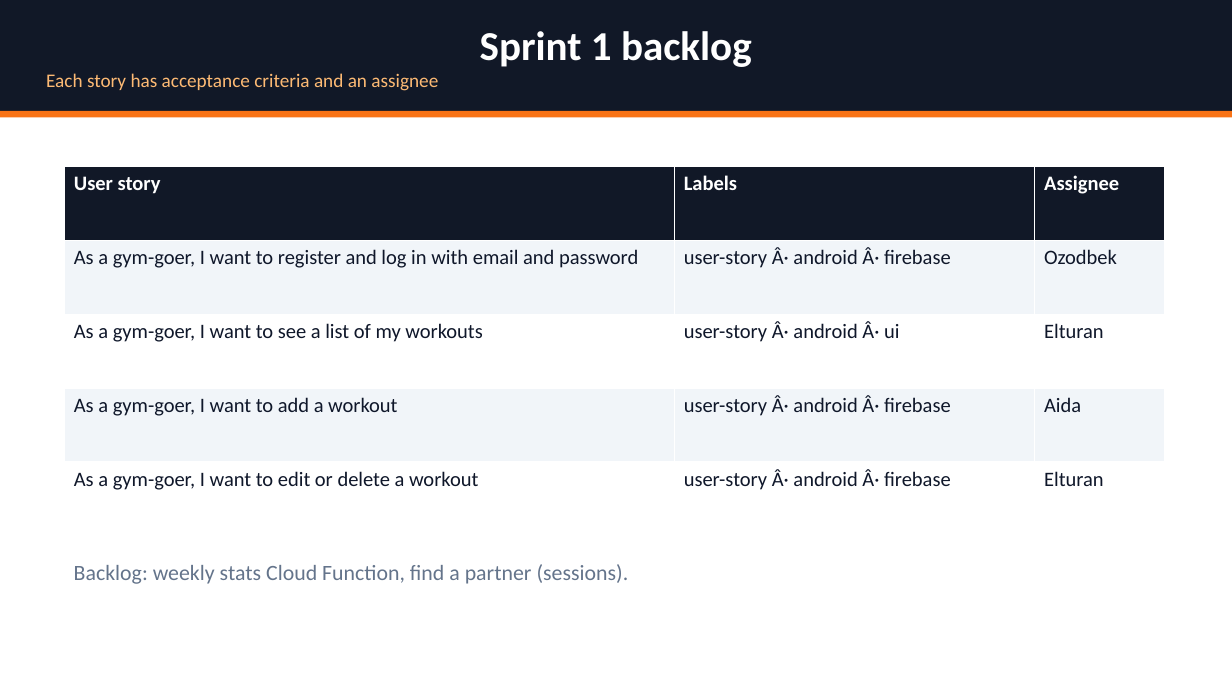
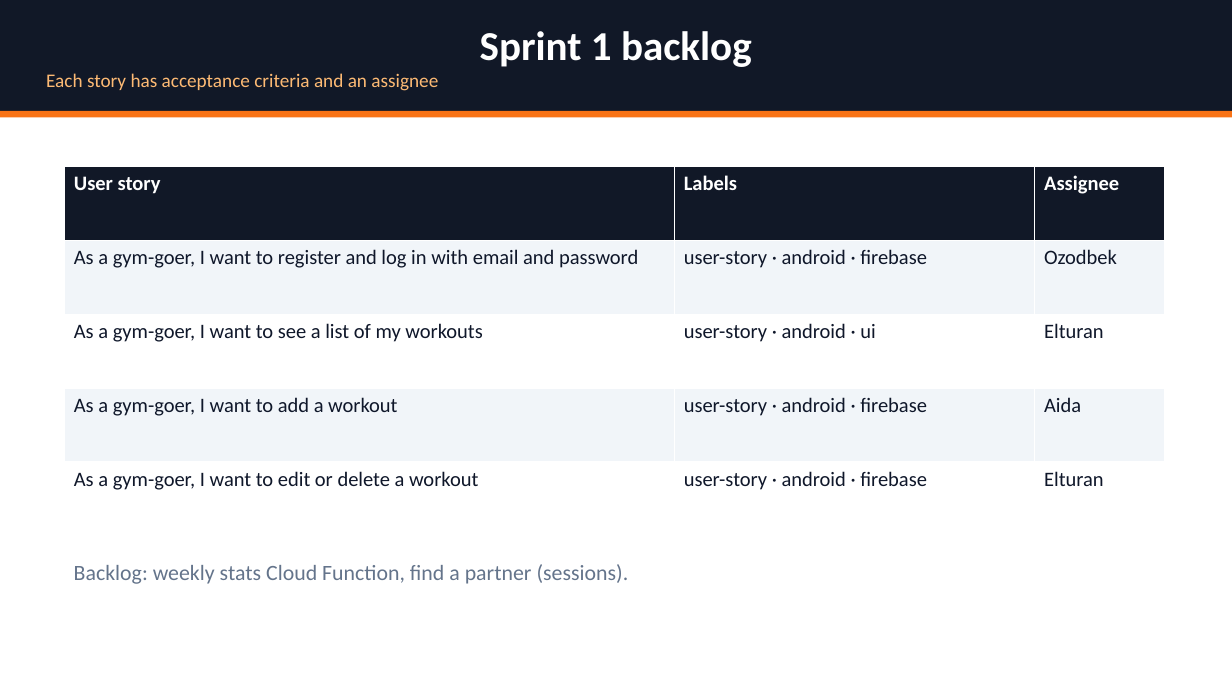
Before and after one commit to Ozodiy/gymbuddy-app, a slide deck: slide 10 of docs/presentation/GymBuddy_Lab1_Presentation.pptx (slide 9 before the commit). Drawn at 1232x693 pixels with LibreOffice and Linux fonts; fonts in the diff are those of the drawing. Boxes give left, top, right and bottom in pixels: in the first picture for what was removed or moved away, otherwise in the second. Text is boxed around its words. In the diff, an @@ line names an element or a change of style, - is before the commit and + after.

```diff
--- a/docs/presentation/GymBuddy_Lab1_Presentation.pptx
+++ b/docs/presentation/GymBuddy_Lab1_Presentation.pptx
@@ table at box(65, 166, 1165, 536) @@
-row 2, column 2: user-story Â· android Â· firebase
+row 2, column 2: user-story · android · firebase
-row 3, column 2: user-story Â· android Â· ui
+row 3, column 2: user-story · android · ui
-row 4, column 2: user-story Â· android Â· firebase
+row 4, column 2: user-story · android · firebase
-row 5, column 2: user-story Â· android Â· firebase
+row 5, column 2: user-story · android · firebase
```
Also in this commit, not shown: 12 other slides changed, 2 slides added, 1 other file.
